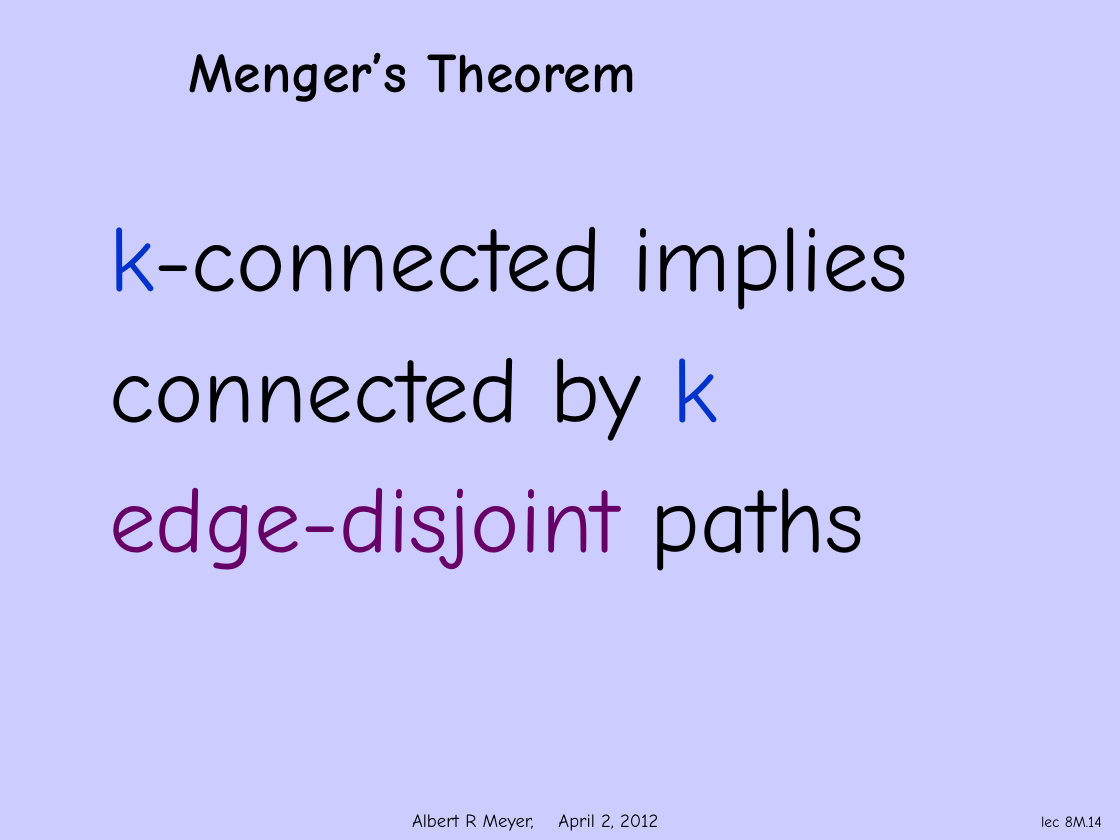
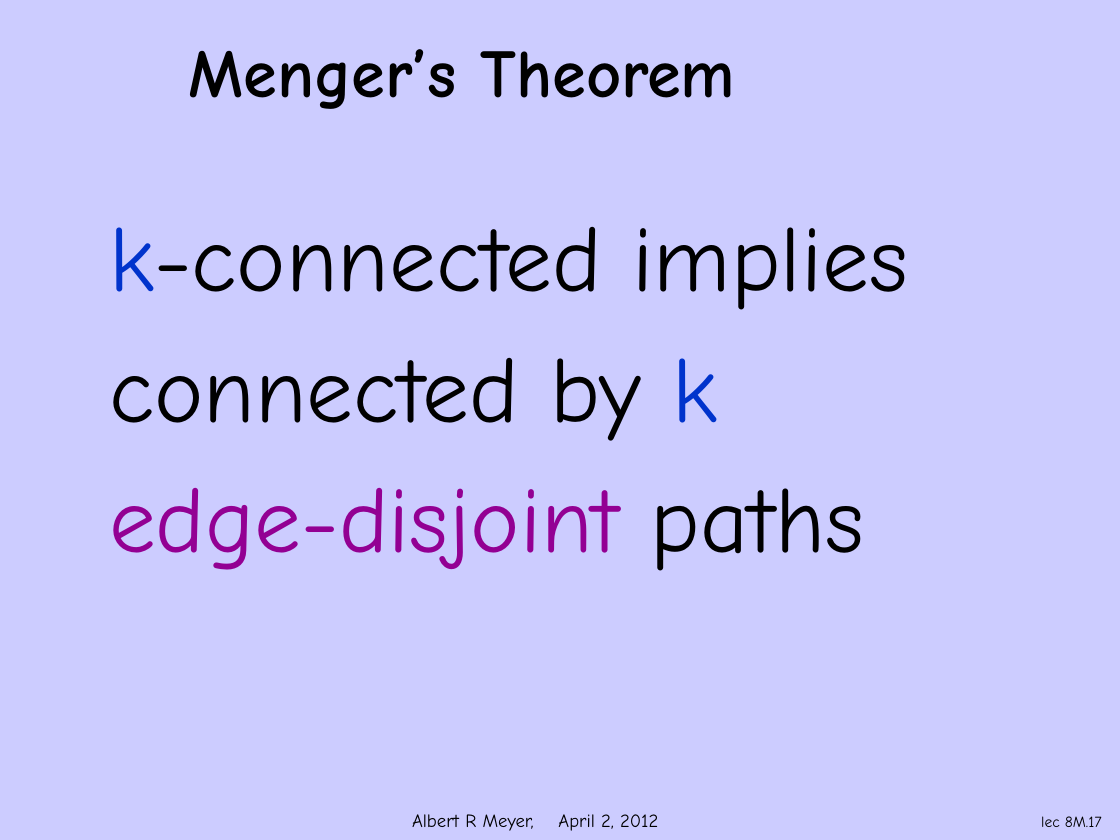
Before and after one commit to armeyer/mcs_web, a slide deck: slide 17 of spring12/slidesS12/simple-connect.pptx (slide 14 before the commit). Drawn at 1120x840 pixels with LibreOffice and Linux fonts; fonts in the diff are those of the drawing; background and template pictures are left out. Boxes give left, top, right and bottom in pixels: in the first picture for what was removed or moved away, otherwise in the second. Text is boxed around its words. In the diff, an @@ line names an element or a change of style, - is before the commit and + after.

```diff
--- a/spring12/slidesS12/simple-connect.pptx
+++ b/spring12/slidesS12/simple-connect.pptx
@@ title "Menger’s Theorem" at (189,49,736,109): size 36 to 44 pt @@
@@ text at (109,488,864,571): text colour #660066 to #930093 in "edge-disjoint" @@
@@ page number at (1041,816,1102,827): text changed @@
-lec 8M.14
+lec 8M.17
```
Also in this commit, not shown: 7 other slides changed, 3 slides added, 5 other files.
